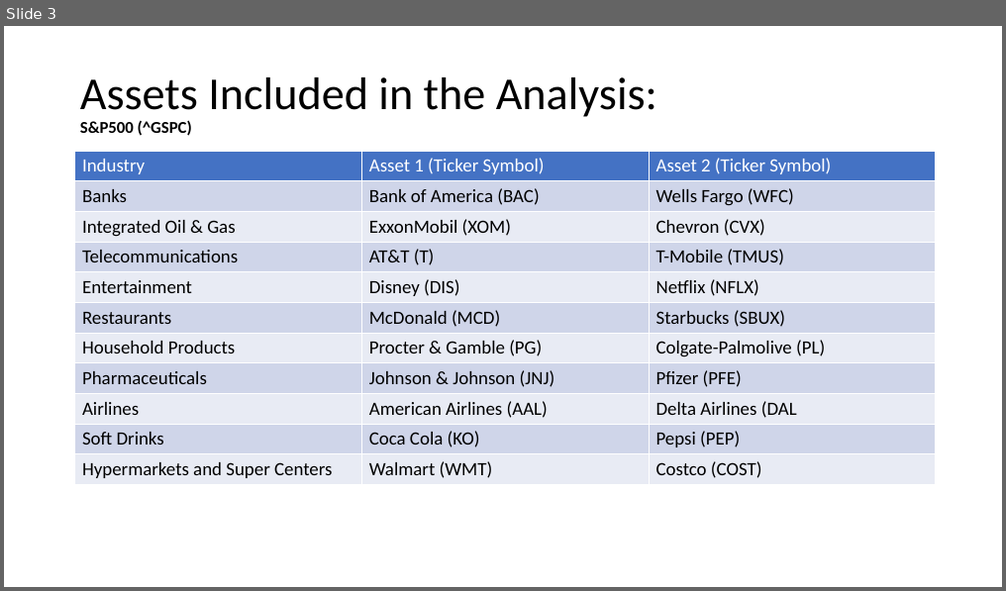
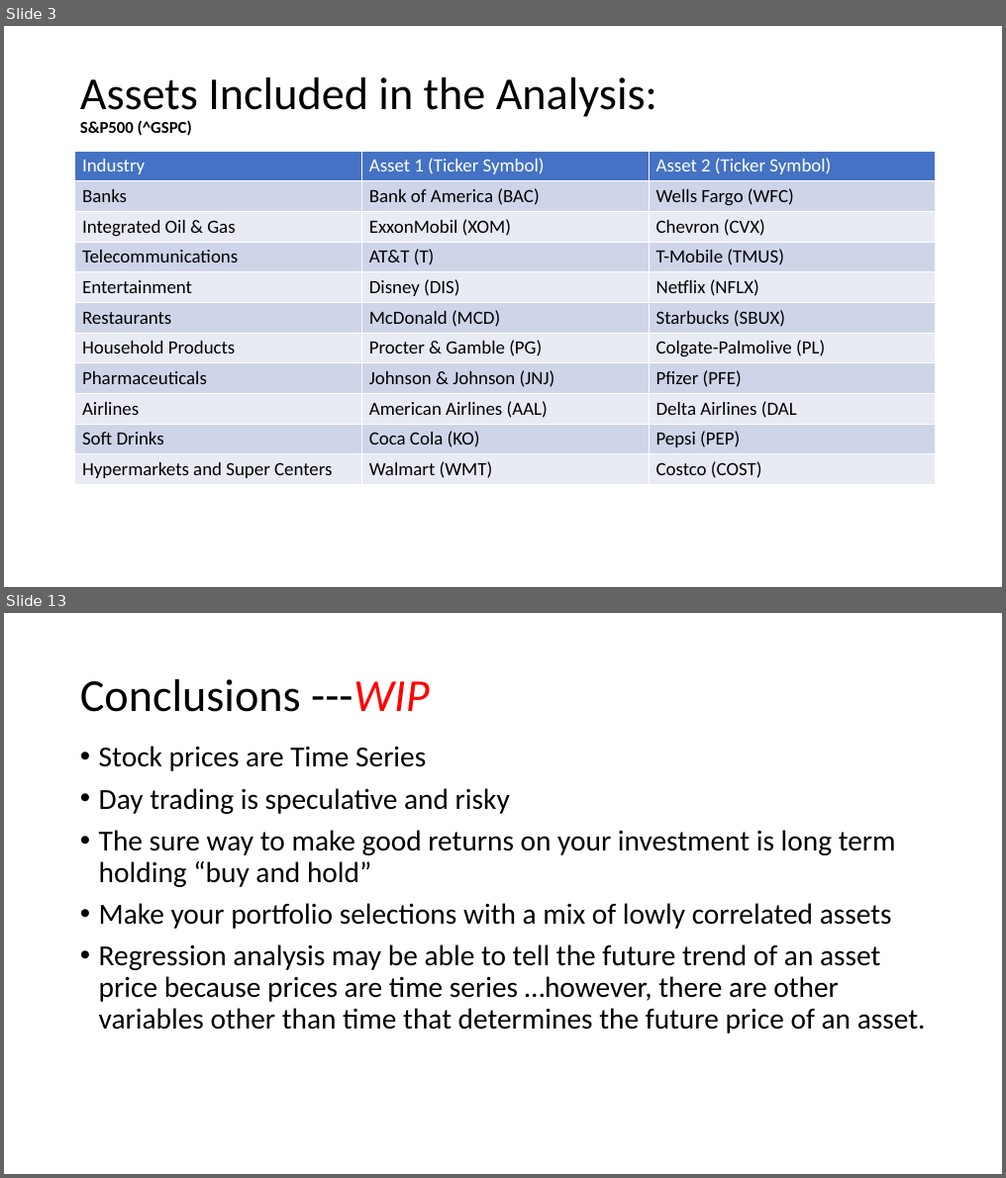
Before and after one commit to claybeaver/Group9_Project1, a slide deck: Final_Presentation.pptx. Shown one above the other, each under a label of ours: slide 3 before the commit, slides 3 and 13 after it; the slides between them are not shown. The pictures are 1006x591 and 1006x1178 pixels, drawn with LibreOffice and Linux fonts; fonts in the diff are those of the drawing. Boxes give left, top, right and bottom in pixels: in the first picture for what was removed or moved away, otherwise in the second. Text is boxed around its words. In the diff, an @@ line names an element or a change of style, - is before the commit and + after.

```diff
--- a/Final_Presentation.pptx
+++ b/Final_Presentation.pptx
@@ slide 13 added at bbox=[4, 613, 1002, 1174], background #FFFFFF @@
@@ title added at bbox=[80, 679, 429, 712], 44 pt, text #000000 @@
+Conclusions ---WIP
@@ text added at bbox=[99, 746, 926, 1034], 28 pt, text #000000 @@
+• Stock prices are Time Series
+• Day trading is speculative and risky
+• The sure way to make good returns on your investment is long term holding “buy and hold”
+• Make your portfolio selections with a mix of lowly correlated assets
+• Regression analysis may be able to tell the future trend of an asset price because prices are time series …however, there are other variables other than time that determines the future price of an asset.
```
Also in this commit, not shown: 1 slide changed, 8 other slides added, 16 other files.
